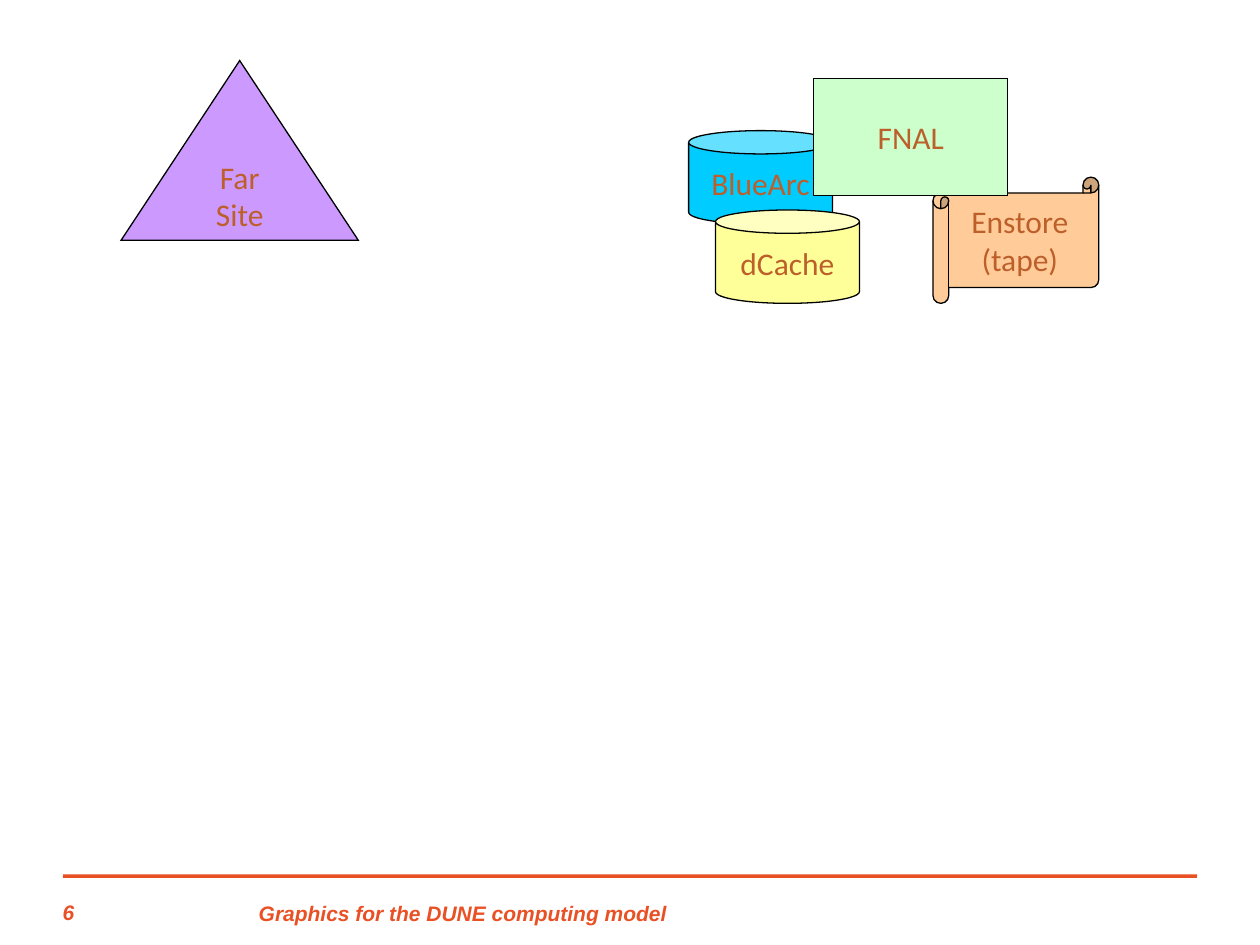
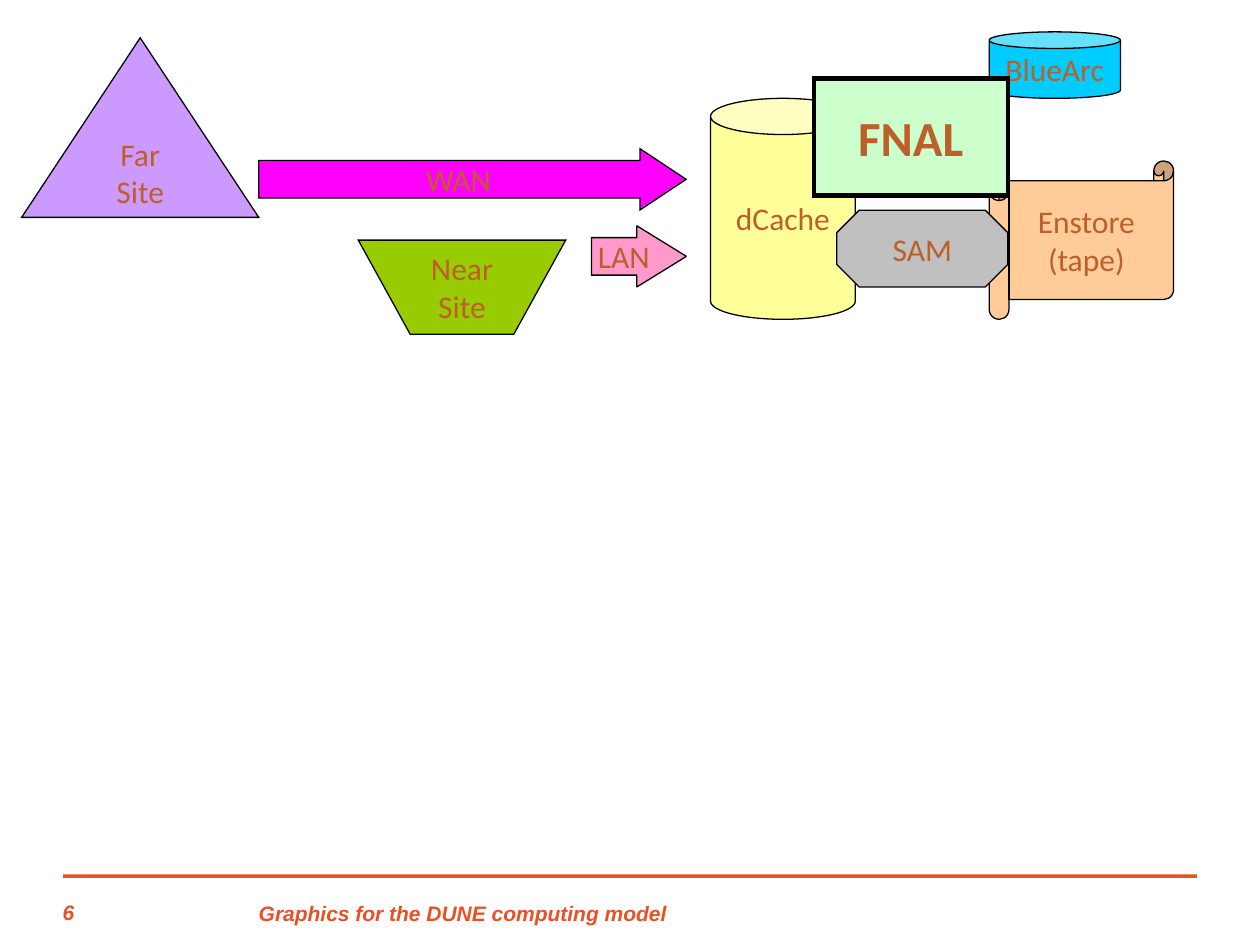
Before and after one commit to DUNE/dune-computing-model, a slide deck: slide 6 of DUNE-cm-graphics.ppt. Drawn at 1260x945 pixels with LibreOffice and Linux fonts; fonts in the diff are those of the drawing; background and template pictures are left out. Boxes give left, top, right and bottom in pixels: in the first picture for what was removed or moved away, otherwise in the second. Text is boxed around its words. In the diff, an @@ line names an element or a change of style, - is before the commit and + after.

```diff
--- a/DUNE-cm-graphics.ppt
+++ b/DUNE-cm-graphics.ppt
@@ triangle "Far": place and size @@
-triangle "Far" at (121, 60, 358, 241)
+triangle "Far" at (21, 38, 258, 218)
@@ cylinder "BlueArc": place and size @@
-cylinder "BlueArc" at (689, 131, 833, 224)
+cylinder "BlueArc" at (989, 32, 1120, 98)
@@ rectangle "FNAL" at (814, 78, 1008, 195): size 18 to 28 pt, bold on; outline #000000 0.74 pt to #000000 2.49 pt @@
@@ cylinder "dCache": place and size @@
-cylinder "dCache" at (716, 210, 859, 304)
+cylinder "dCache" at (711, 98, 856, 319)
@@ right arrow added at (258, 149, 685, 210), fill #FF00FF, outline #000000 0.74 pt, 18 pt, text #BC5F2B @@
+WAN
@@ horizontal scroll "Enstore": place and size @@
-horizontal scroll "Enstore" at (932, 178, 1099, 304)
+horizontal scroll "Enstore" at (989, 161, 1173, 320)
@@ right arrow added at (591, 226, 685, 287), fill #FF99CC, outline #000000 0.74 pt, 18 pt, text #BC5F2B @@
+LAN
@@ octagon added at (837, 210, 1008, 287), fill #C0C0C0, outline #000000 0.74 pt, 18 pt, text #BC5F2B @@
+SAM
@@ freeform shape added at (358, 241, 566, 335), fill #99CC00, outline #000000 0.74 pt, 18 pt, text #BC5F2B @@
+Near
+Site
```
Also in this commit, not shown: 1 other file.
